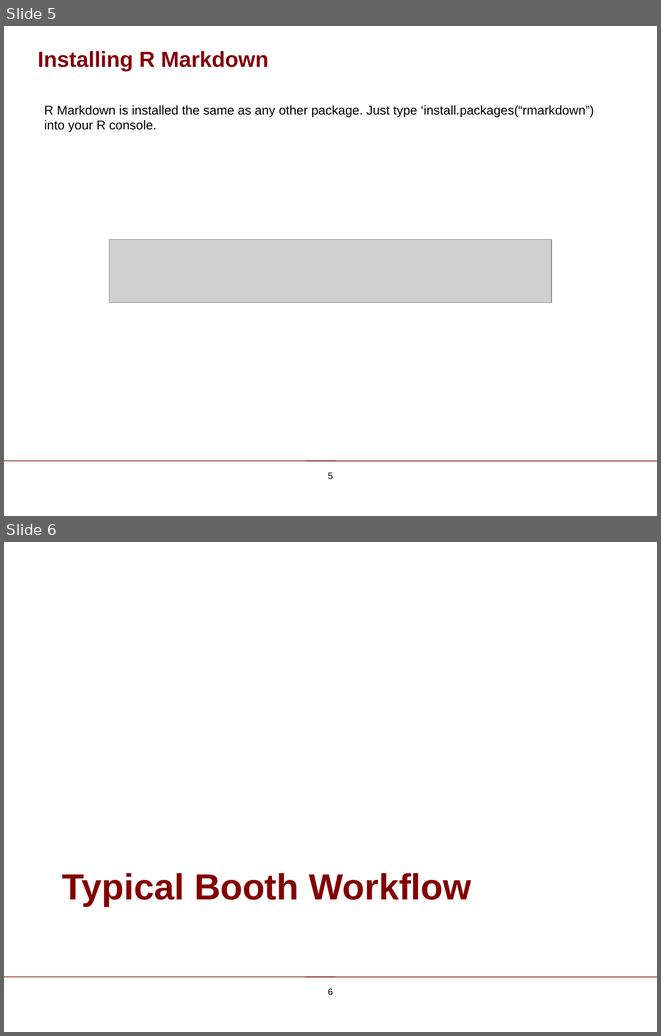
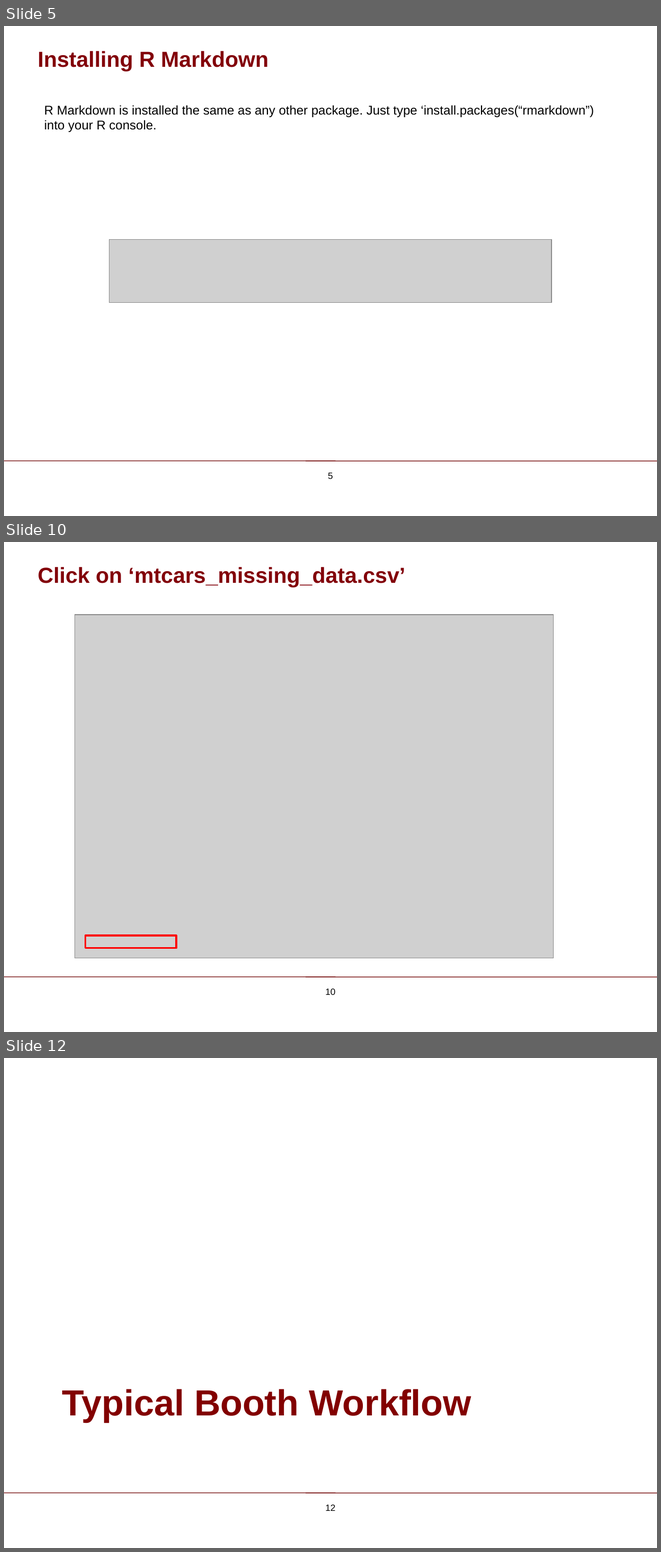
Before and after one commit to ChicagoBoothAnalytics/site, a slide deck: zzz MEDIA/Intermediate R.pptx. Shown one above the other, each under a label of ours: slides 5 and 6 before the commit, slides 5, 10 and 12 after it; the slides between them are not shown. The pictures are 661x1036 and 661x1552 pixels, drawn with LibreOffice and Linux fonts; fonts in the diff are those of the drawing; grey boxes stand for pictures; background and template pictures are left out. Boxes give left, top, right and bottom in pixels: in the first picture for what was removed or moved away, otherwise in the second. Text is boxed around its words. In the diff, an @@ line names an element or a change of style, - is before the commit and + after.

```diff
--- a/zzz MEDIA/Intermediate R.pptx
+++ b/zzz MEDIA/Intermediate R.pptx
@@ slide 10 added at (4,542,657,1032), background #FFFFFF; not listed: 1 template element that a slide beside it also shows @@
@@ text added at (38,567,406,587), 24 pt, text #820009, bold @@
+Click on ‘mtcars_missing_data.csv’
@@ table added at (406,582,421,608), 1 rows, 1 columns @@
+
@@ picture added at (74,615,553,958) @@
@@ rectangle added at (86,935,176,947), outline #FF0000 2 pt @@
@@ page number added at (325,988,335,995), 10 pt, text #000000 @@
+10
@@ what was slide 6 is now slide 12 @@
@@ page number at (325,1504,335,1511): text changed @@
-6
+12
```
Also in this commit, not shown: 1 slide changed, 6 other slides added, 1 slide removed, 3 other files.
